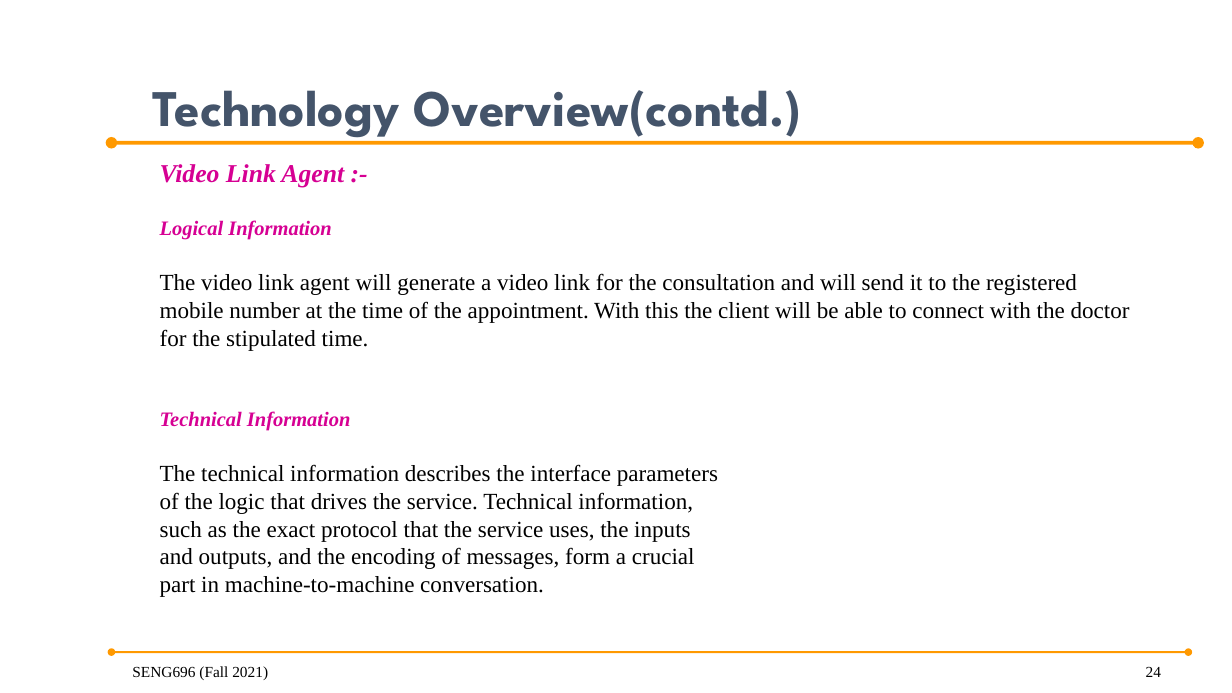
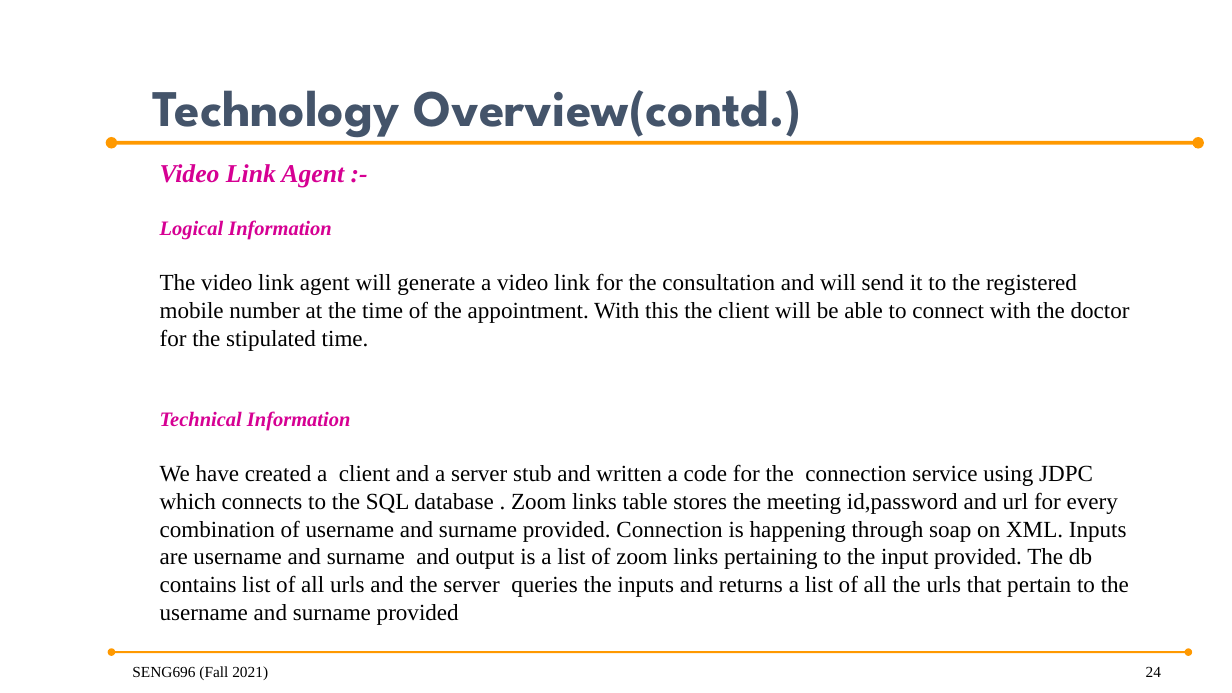
Before and after one commit to anish30145784/SENG696_GroupD, a slide deck: slide 24 of GroupD_ProjectPresentation .pptx. Drawn at 1232x693 pixels with LibreOffice and Linux fonts; fonts in the diff are those of the drawing; background and template pictures are left out. Boxes give left, top, right and bottom in pixels: in the first picture for what was removed or moved away, otherwise in the second. Text is boxed around its words. In the diff, an @@ line names an element or a change of style, - is before the commit and + after.

Commit message:
tech overview of video client agent

```diff
--- a/GroupD_ProjectPresentation .pptx
+++ b/GroupD_ProjectPresentation .pptx
@@ text at box(160, 464, 1129, 625): text changed @@
-The technical information describes the interface parameters
-of the logic that drives the service. Technical information,
-such as the exact protocol that the service uses, the inputs
-and outputs, and the encoding of messages, form a crucial
-part in machine-to-machine conversation.
+We have created a client and a server stub and written a code for the connection service using JDPC which connects to the SQL database . Zoom links table stores the meeting id,password and url for every combination of username and surname provided. Connection is happening through soap on XML. Inputs are username and surname and output is a list of zoom links pertaining to the input provided. The db contains list of all urls and the server queries the inputs and returns a list of all the urls that pertain to the username and surname provided
```
Also in this commit, not shown: 1 other slide changed.
